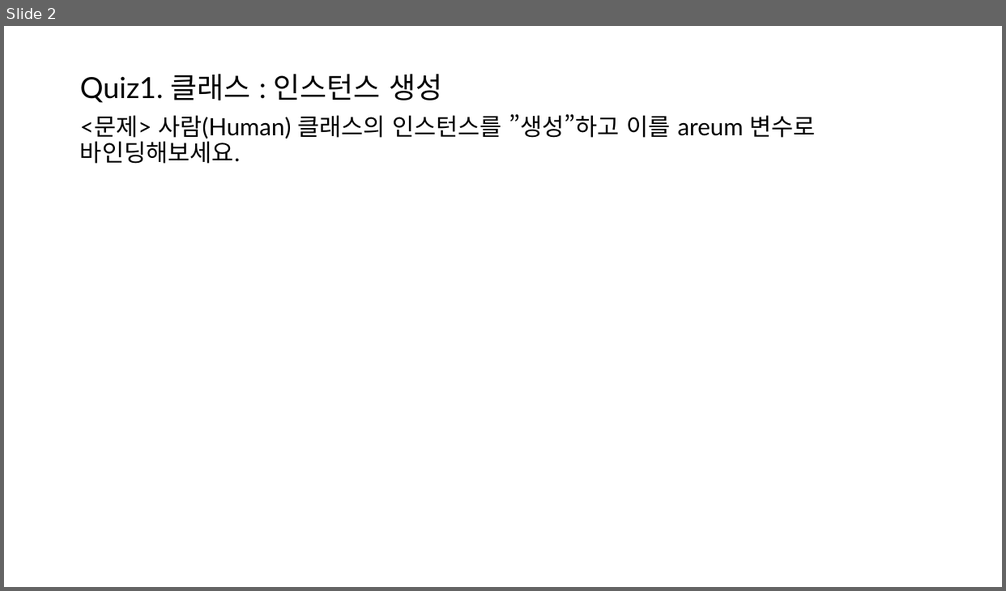
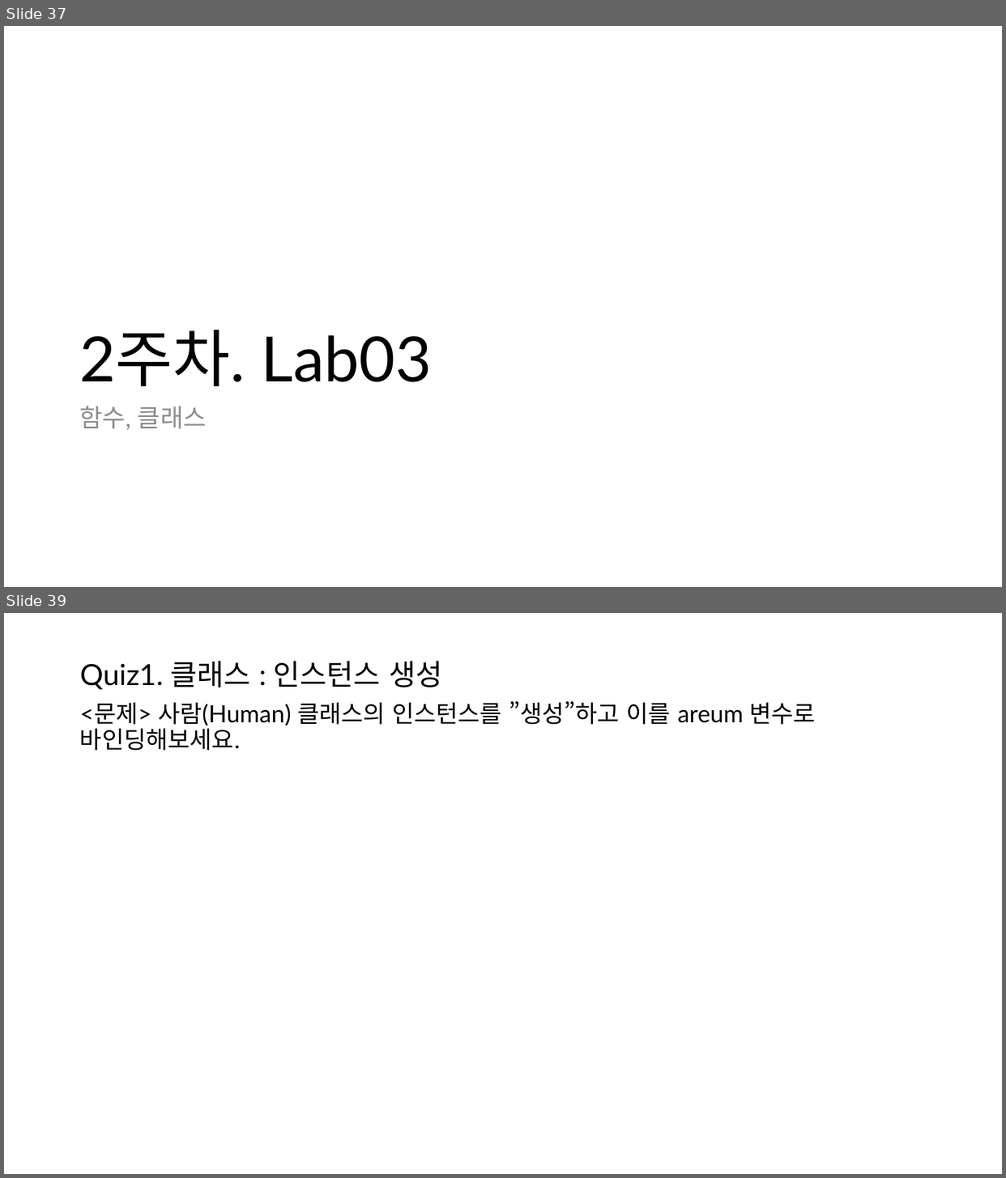
Before and after one commit to HongB1/2022-KHU-Bioinformatics-lab, a slide deck: image_slide/Quiz.pptx. Shown one above the other, each under a label of ours: slide 2 before the commit, slides 37 and 39 after it; the slides between them are not shown. The pictures are 1006x591 and 1006x1178 pixels, drawn with LibreOffice and Linux fonts; fonts in the diff are those of the drawing. Boxes give left, top, right and bottom in pixels: in the first picture for what was removed or moved away, otherwise in the second. Text is boxed around its words. In the diff, an @@ line names an element or a change of style, - is before the commit and + after.

```diff
--- a/image_slide/Quiz.pptx
+++ b/image_slide/Quiz.pptx
@@ slide 37 added at box(4, 26, 1002, 587), background #FFFFFF @@
@@ title added at box(79, 330, 432, 386), 60 pt, text #000000 @@
+2주차. Lab03
@@ text added at box(79, 406, 206, 430), 24 pt, text #8C8C8C @@
+함수, 클래스
@@ what was slide 2 is now slide 39 @@
```
Also in this commit, not shown: 1 slide changed, 36 other slides added, 1 other file.
